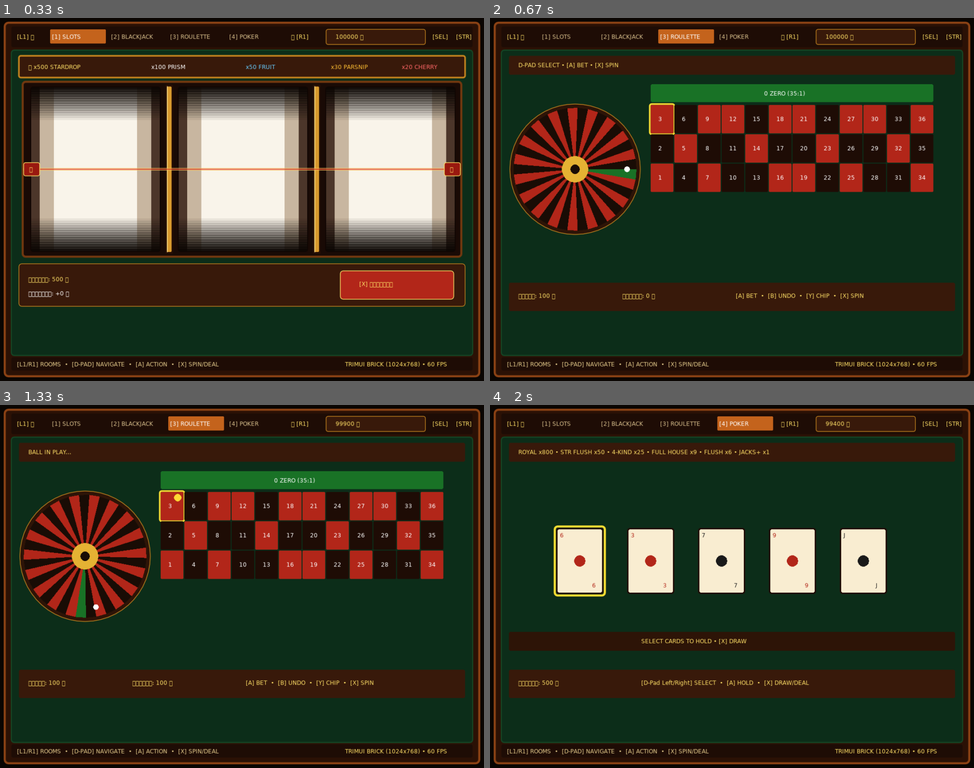
Above: before the commit, frames 1-4 (two rows, left to right).
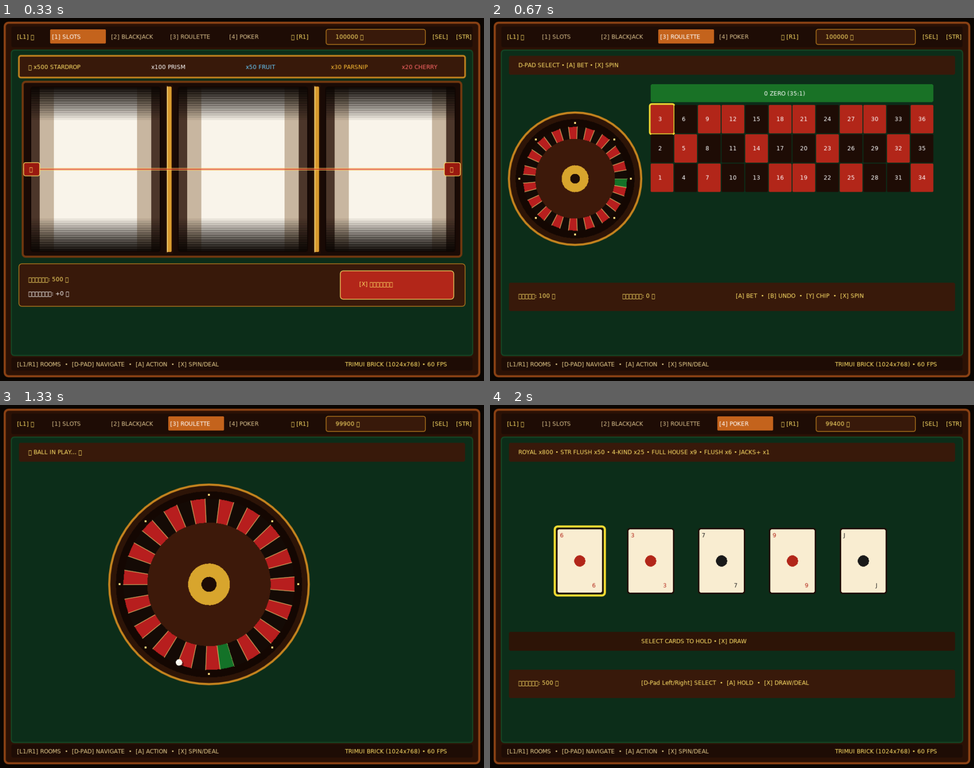
Above: after the commit, the same moments.

Repository: byMr712/SlotGame-PortMaster
Game: LÖVE game, started from casino/main.lua
The game is run twice, just before and just after one commit, with the same random seed, the same clock (stepped at 60 frames per second) and the same inputs.
Inputs:
- Up to frame 1 (0.33 s): no input
- Up to frame 2 (0.67 s): tap 3 at 0.33 s
- Up to frame 3 (1.33 s): tap A at 0.67 s; tap Enter at 1 s
- Up to frame 4 (2 s): tap E at 1.33 s; tap Enter at 1.67 s

Frame 1 is identical in both runs. In frame 2, 7.1% of the frame differs, in the area x 3-32%, y 23-63%; in frame 3, 39%, in the area x 3-97%, y 12-81%; in frame 4, nothing differs.

Commit message:
redesign roulette

Diff:
--- a/casino/src/games/roulette.lua
+++ b/casino/src/games/roulette.lua
@@ -18,6 +18,9 @@
 roulette.ballRadius = 110
 roulette.history = { 32, 15 }
 roulette.statusText = "D-PAD SELECT • [A] BET • [X] SPIN"
+roulette.zoom = 0
+roulette.targetZoom = 0
+roulette.holdTimer = 0
 
 local grid = {
     { "0" },
@@ -93,7 +96,9 @@
     end
 
     roulette.isSpinning = true
-    roulette.statusText = "BALL IN PLAY..."
+    roulette.targetZoom = 1
+    roulette.holdTimer = 0
+    roulette.statusText = "★ BALL IN PLAY... ★"
     audio.play("click")
 
     local winIdx = math.random(1, #roulette.wheel)
@@ -101,34 +106,55 @@
     roulette.targetSlice = winIdx - 1
 
     roulette.spinElapsed = 0
-    roulette.spinDuration = 4.5
+    roulette.spinDuration = 5.0
 end
 
 function roulette.update(dt)
-    if not roulette.isSpinning then return end
+    -- Плавная интерполяция зума и центровки колеса
+    roulette.zoom = roulette.zoom + (roulette.targetZoom - roulette.zoom) * math.min(1, dt * 4.5)
+
+    if roulette.holdTimer > 0 then
+        roulette.holdTimer = roulette.holdTimer - dt
+        if roulette.holdTimer <= 0 then
+            roulette.targetZoom = 0
+            roulette.isSpinning = false
+            roulette.statusText = "D-PAD SELECT • [A] BET • [X] SPIN"
+        end
+    end
+
+    if not roulette.isSpinning or roulette.holdTimer > 0 then return end
 
     roulette.spinElapsed = roulette.spinElapsed + dt
     local progress = math.min(1, roulette.spinElapsed / roulette.spinDuration)
     local slice = (math.pi * 2) / 37
 
-    roulette.wheelAngle = roulette.wheelAngle + (0.08 * (1 - progress * 0.7))
+    roulette.wheelAngle = roulette.wheelAngle + (0.065 * (1 - progress * 0.65))
     local targetPocketAngle = roulette.wheelAngle + roulette.targetSlice * slice + slice / 2
 
-    if progress < 0.65 then
-        roulette.ballAngle = roulette.ballAngle - 0.25 * (1 - progress * 0.4)
-        roulette.ballRadius = 110
-    elseif progress < 0.90 then
-        local sub = (progress - 0.65) / 0.25
-        roulette.ballRadius = 110 - sub * 36
-        roulette.ballAngle = roulette.ballAngle - 0.08 * (1 - sub)
-        if math.random() < 0.3 then audio.play("fret") end
+    if progress < 0.52 then
+        roulette.ballAngle = roulette.ballAngle - 0.22 * (1 - progress * 0.35)
+        roulette.ballRadius = 0.88
+    elseif progress < 0.74 then
+        local sub = (progress - 0.52) / 0.22
+        roulette.ballRadius = 0.88 - sub * 0.18
+        roulette.ballAngle = roulette.ballAngle - 0.18 * (1 - sub * 0.5)
+    elseif progress < 0.84 then
+        local sub = (progress - 0.74) / 0.10
+        roulette.ballRadius = 0.70 - sub * 0.08
+        roulette.ballAngle = roulette.ballAngle - 0.06 * (1 - sub)
+        if math.random() < 0.25 then audio.play("fret") end
     else
-        roulette.ballRadius = 74
+        local land = (progress - 0.84) / 0.16
+        local hop = math.sin(land * math.pi * 3) * (1 - land) * 0.06
+        roulette.ballRadius = 0.62 + hop
+        local jitter = math.cos(land * math.pi * 3) * (1 - land) * 0.28
+        roulette.ballAngle = targetPocketAngle + jitter
+        if math.random() < 0.3 then audio.play("click") end
+    end
+
+    if progress >= 1 then
         roulette.ballAngle = targetPocketAngle
-    end
-
-    if progress >= 1 then
-        roulette.isSpinning = false
+        roulette.ballRadius = 0.62
         roulette.finishSpin()
     end
 end
@@ -162,54 +188,21 @@
         roulette.statusText = string.format("★ %d (%s)! +%s ★", num, colName, economy.format(payout))
         audio.play("win")
     else
-        roulette.statusText = string.format("%d (%s). [X] SPIN", num, colName)
+        roulette.statusText = string.format("★ %d (%s) ★", num, colName)
         audio.play("fail")
     end
 
     roulette.bets = {}
-end
-
-function roulette.draw()
-    love.graphics.setColor(0.22, 0.1, 0.04)
-    love.graphics.rectangle("fill", 40, 80, 944, 40, 4)
-    love.graphics.setColor(1, 0.88, 0.4)
-    love.graphics.print(roulette.statusText, 60, 92)
-
-    local cx, cy, r = 180, 320, 130
-    love.graphics.setColor(0.18, 0.08, 0.03)
-    love.graphics.circle("fill", cx, cy, r + 8)
-    love.graphics.setColor(0.78, 0.52, 0.12)
-    love.graphics.circle("line", cx, cy, r + 8)
-
-    local slice = (math.pi * 2) / 37
-    for i, num in ipairs(roulette.wheel) do
-        local start = roulette.wheelAngle + (i - 1) * slice
-        if num == 0 then
-            love.graphics.setColor(0.1, 0.45, 0.15)
-        elseif isRed(num) then
-            love.graphics.setColor(0.7, 0.15, 0.1)
-        else
-            love.graphics.setColor(0.1, 0.05, 0.02)
-        end
-        love.graphics.arc("fill", cx, cy, r, start, start + slice)
-    end
-
-    love.graphics.setColor(0.9, 0.7, 0.2)
-    love.graphics.circle("fill", cx, cy, 28)
-    love.graphics.setColor(0.1, 0.05, 0.02)
-    love.graphics.circle("fill", cx, cy, 10)
-
-    local bx = cx + math.cos(roulette.ballAngle) * roulette.ballRadius
-    local by = cy + math.sin(roulette.ballAngle) * roulette.ballRadius
-    love.graphics.setColor(1, 1, 1)
-    love.graphics.circle("fill", bx, by, 6)
-
+    roulette.holdTimer = 2.6
+end
+
+local function drawGrid(alpha)
+    love.graphics.setColor(0.1, 0.45, 0.15, alpha)
     local tx, ty = 340, 140
     local cellW, cellH = 48, 60
 
-    love.graphics.setColor(0.1, 0.45, 0.15)
     love.graphics.rectangle("fill", tx, ty, cellW * 12 + 22, 38, 4)
-    love.graphics.setColor(1, 1, 1)
+    love.graphics.setColor(1, 1, 1, alpha)
     love.graphics.print("0 ZERO (35:1)", tx + 240, ty + 12)
 
     local rows = {
@@ -223,35 +216,121 @@
             local y = ty + 44 + (rowIdx - 1) * (cellH + 2)
 
             if isRed(num) then
-                love.graphics.setColor(0.7, 0.15, 0.1)
+                love.graphics.setColor(0.7, 0.15, 0.1, alpha)
             else
-                love.graphics.setColor(0.12, 0.05, 0.02)
+                love.graphics.setColor(0.12, 0.05, 0.02, alpha)
             end
             love.graphics.rectangle("fill", x, y, cellW, cellH, 3)
 
-            love.graphics.setColor(1, 1, 1)
+            love.graphics.setColor(1, 1, 1, alpha)
             love.graphics.print(tostring(num), x + 16, y + 22)
 
             if roulette.cursorRow == rowIdx + 1 and roulette.cursorCol == colIdx then
-                love.graphics.setColor(1, 0.88, 0.2)
+                love.graphics.setColor(1, 0.88, 0.2, alpha)
                 love.graphics.setLineWidth(3)
                 love.graphics.rectangle("line", x - 2, y - 2, cellW + 4, cellH + 4, 4)
                 love.graphics.setLineWidth(1)
             end
 
             if roulette.bets[tostring(num)] then
-                love.graphics.setColor(1, 0.85, 0.2)
+                love.graphics.setColor(1, 0.85, 0.2, alpha)
                 love.graphics.circle("fill", x + cellW - 12, y + 12, 8)
             end
         end
     end
 
-    love.graphics.setColor(0.22, 0.1, 0.04)
+    love.graphics.setColor(0.22, 0.1, 0.04, alpha)
     love.graphics.rectangle("fill", 40, 560, 944, 60, 4)
-    love.graphics.setColor(1, 0.88, 0.4)
+    love.graphics.setColor(1, 0.88, 0.4, alpha)
     love.graphics.print(string.format("%s: %s", i18n.t("chip"), economy.format(roulette.selectedChip)), 60, 580)
     love.graphics.print(string.format("%s: %s", i18n.t("bet"), economy.format(roulette.getTotalBet())), 280, 580)
     love.graphics.print("[A] BET  •  [B] UNDO  •  [Y] CHIP  •  [X] SPIN", 520, 580)
+end
+
+function roulette.draw()
+    love.graphics.setColor(0.22, 0.1, 0.04)
+    love.graphics.rectangle("fill", 40, 80, 944, 40, 4)
+    love.graphics.setColor(1, 0.88, 0.4)
+    love.graphics.print(roulette.statusText, 60, 92)
+
+    -- Расчет плавного зума и центровки
+    local cx = 180 + roulette.zoom * (512 - 180)
+    local cy = 340 + roulette.zoom * (390 - 340)
+    local r = 130 + roulette.zoom * (220 - 130)
+
+    -- Внешняя чаша из красного дерева с латунным ободом
+    love.graphics.setColor(0.18, 0.08, 0.03)
+    love.graphics.circle("fill", cx, cy, r + 10)
+    love.graphics.setColor(0.78, 0.52, 0.12)
+    love.graphics.setLineWidth(4)
+    love.graphics.circle("line", cx, cy, r + 10)
+    love.graphics.setLineWidth(1)
+
+    -- Канавка трека шарика
+    love.graphics.setColor(0.08, 0.03, 0.01)
+    love.graphics.circle("fill", cx, cy, r - 4)
+
+    -- 8 латунных дефлекторов
+    for d = 0, 7 do
+        local dang = d * (math.pi / 4)
+        local dx = cx + math.cos(dang) * (r - 12)
+        local dy = cy + math.sin(dang) * (r - 12)
+        love.graphics.setColor(1, 0.88, 0.5)
+        love.graphics.rectangle("fill", dx - 2, dy - 2, 4, 4)
+    end
+
+    -- 37 карманов
+    local slice = (math.pi * 2) / 37
+    local innerR = r * 0.65
+    for i, num in ipairs(roulette.wheel) do
+        local start = roulette.wheelAngle + (i - 1) * slice
+        if num == 0 then
+            love.graphics.setColor(0.08, 0.45, 0.16)
+        elseif isRed(num) then
+            love.graphics.setColor(0.72, 0.12, 0.12)
+        else
+            love.graphics.setColor(0.08, 0.04, 0.02)
+        end
+        love.graphics.arc("fill", cx, cy, r - 20, start, start + slice)
+
+        -- Латунные разделители (frets)
+        love.graphics.setColor(1, 0.9, 0.5, 0.7)
+        local fx1 = cx + math.cos(start) * innerR
+        local fy1 = cy + math.sin(start) * innerR
+        local fx2 = cx + math.cos(start) * (r - 20)
+        local fy2 = cy + math.sin(start) * (r - 20)
+        love.graphics.line(fx1, fy1, fx2, fy2)
+    end
+
+    -- Внутренний полированный конус и центральная турель
+    love.graphics.setColor(0.24, 0.10, 0.04)
+    love.graphics.circle("fill", cx, cy, innerR)
+    love.graphics.setColor(0.85, 0.65, 0.18)
+    love.graphics.circle("fill", cx, cy, r * 0.22)
+    love.graphics.setColor(0.12, 0.05, 0.02)
+    love.graphics.circle("fill", cx, cy, r * 0.08)
+
+    -- Физический шарик
+    if roulette.isSpinning or roulette.holdTimer > 0 then
+        local actualBallR = r * roulette.ballRadius
+        local bx = cx + math.cos(roulette.ballAngle) * actualBallR
+        local by = cy + math.sin(roulette.ballAngle) * actualBallR
+
+        -- Тень шарика
+        love.graphics.setColor(0, 0, 0, 0.45)
+        love.graphics.circle("fill", bx + 3, by + 3, 7)
+        -- Шарик
+        love.graphics.setColor(0.98, 0.96, 0.92)
+        love.graphics.circle("fill", bx, by, 7)
+        love.graphics.setColor(1, 1, 1)
+        love.graphics.circle("fill", bx - 2, by - 2, 2.5)
+    end
+
+    -- СЕТКА И КНОПКИ СТАВОК СКРЫВАЮТСЯ ВО ВРЕМЯ ВРАЩЕНИЯ И ПОКА ПО ЦЕНТРУ
+    if roulette.zoom < 0.65 then
+        local alpha = 1 - (roulette.zoom / 0.65)
+        drawGrid(alpha)
+    end
 end
 
 function roulette.keypressed(key)
